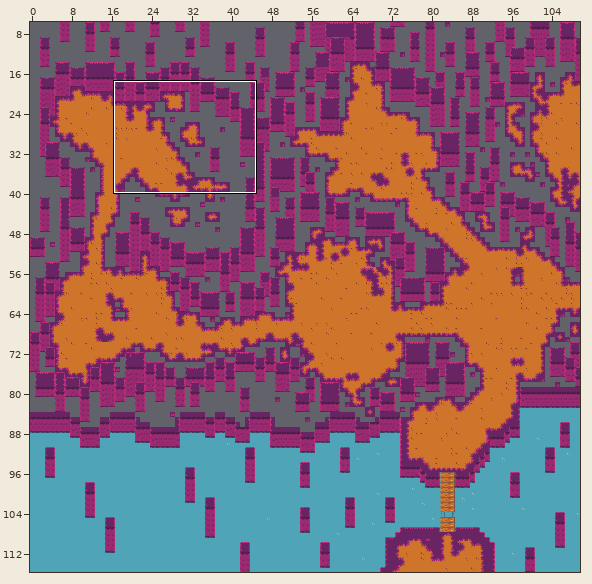
Two states of a Tiled map, Concept/tiles/map.tmx. The first picture is a wide view before the edit; the outline marks the close-up.
Close-up. As it was:
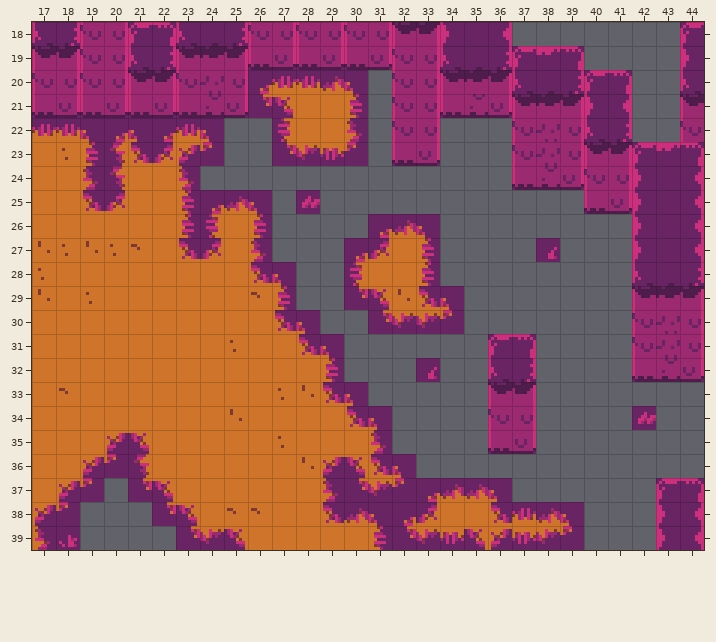
Cells are 8x8 px. Shown: x 17..44, y 18..39. The commit also changed other parts of the map, which this record leaves out.
The same view after the edit:
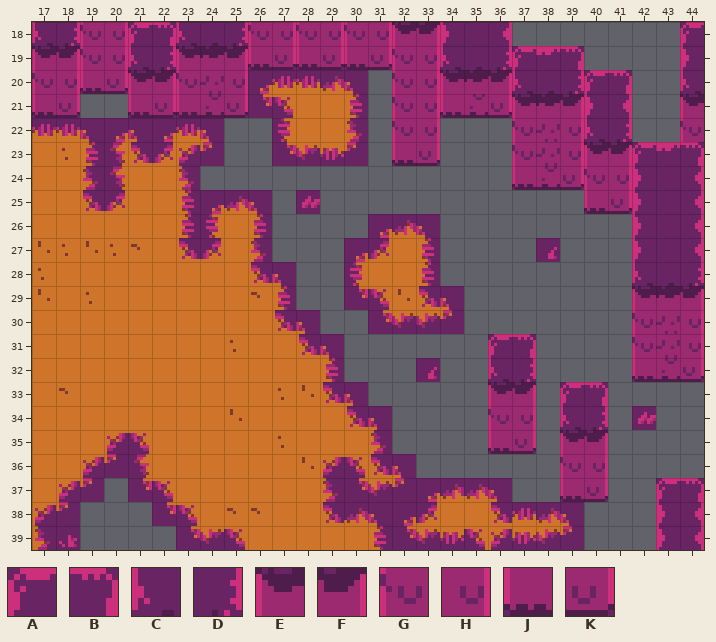
Key: from "tileset": A 6, B 8, C 24, D 26, E 33, F 35, G 42, H 44, J 51, K 53.
_ is an empty cell.
Difference:
Layer "Tile Layer 1":
The author put tile A in row 33 at x 39.
The author put tile B in row 33 at x 40.
The author put tile C in row 34 at x 39.
The author put tile D in row 34 at x 40.
The author put tile E in row 35 at x 39.
The author put tile F in row 35 at x 40.
The author put tile G in row 36 at x 39.
The author put tile H in row 36 at x 40.
Tile G becomes tile J in row 20 at x 19.
The author put tile J in row 37 at x 39.
Tile H becomes tile K in row 20 at x 20.
The author put tile K in row 37 at x 40.
The author cleared tile J in row 21 at x 19.
The author cleared tile K in row 21 at x 20.
Changed places in both close-ups, as pixel boxes (x1, y1, x2, y2):
changed: (80, 73, 128, 118)
added: (560, 382, 608, 502)
